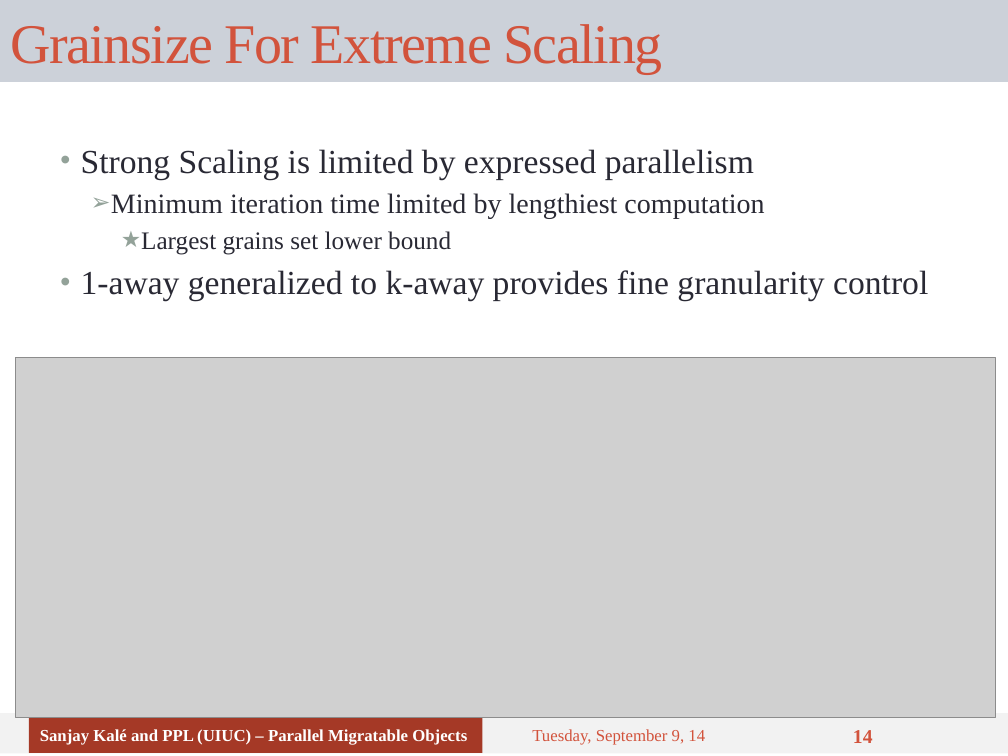
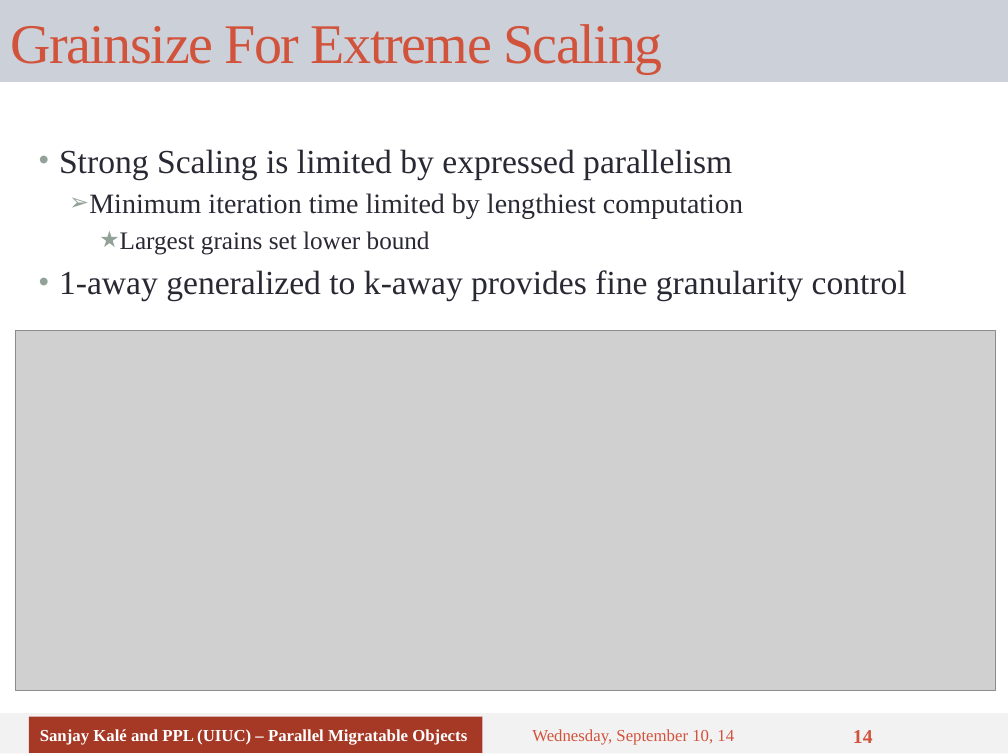
Before and after one commit to UIUC-PPL/charm_tutorial, a slide deck: slide 14 of tutorial-05-overdecomposition.pptx. Drawn at 1008x756 pixels with LibreOffice and Linux fonts; fonts in the diff are those of the drawing; grey boxes stand for pictures. Boxes give left, top, right and bottom in pixels: in the first picture for what was removed or moved away, otherwise in the second. Text is boxed around its words. In the diff, an @@ line names an element or a change of style, - is before the commit and + after.

```diff
--- a/tutorial-05-overdecomposition.pptx
+++ b/tutorial-05-overdecomposition.pptx
@@ text "Strong Scaling is limited by ...": place and size @@
-text "Strong Scaling is limited by ..." at [81, 149, 928, 301]
+text "Strong Scaling is limited by ..." at [59, 149, 907, 301]
@@ picture: place and size @@
-picture at [15, 358, 995, 718]
+picture at [15, 331, 995, 690]
@@ text at [532, 729, 734, 745]: text changed @@
-Tuesday, September 9, 14
+Wednesday, September 10, 14
```
Also in this commit, not shown: 16 other slides changed.
